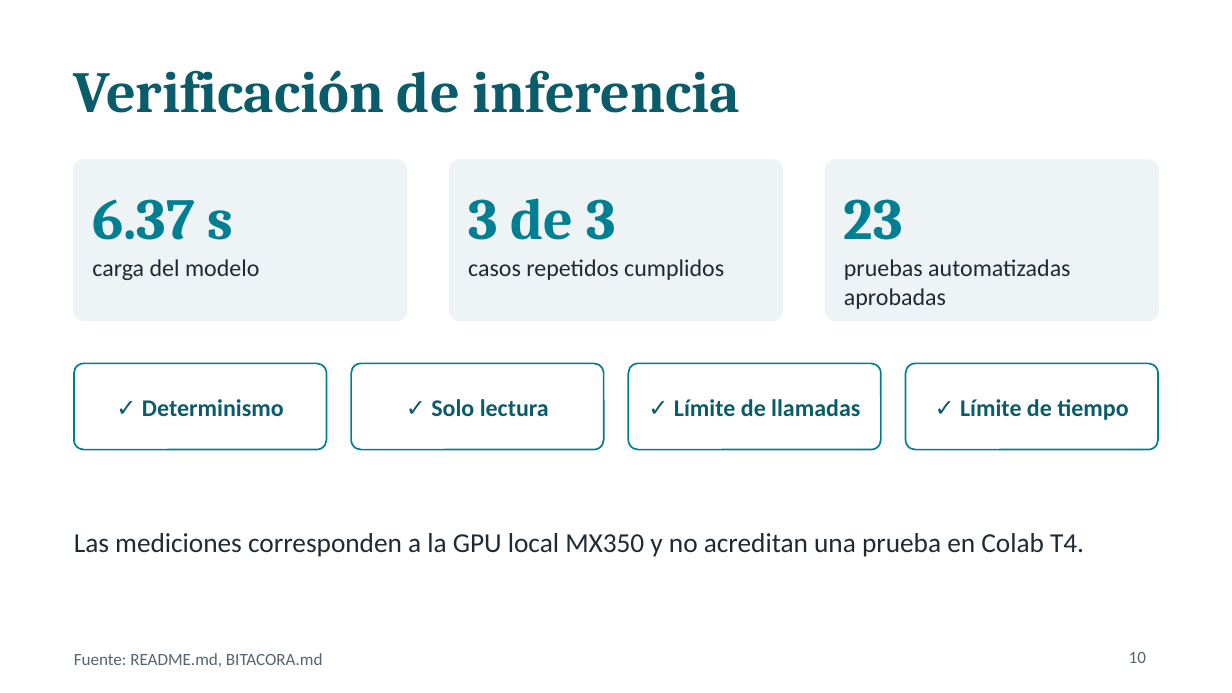
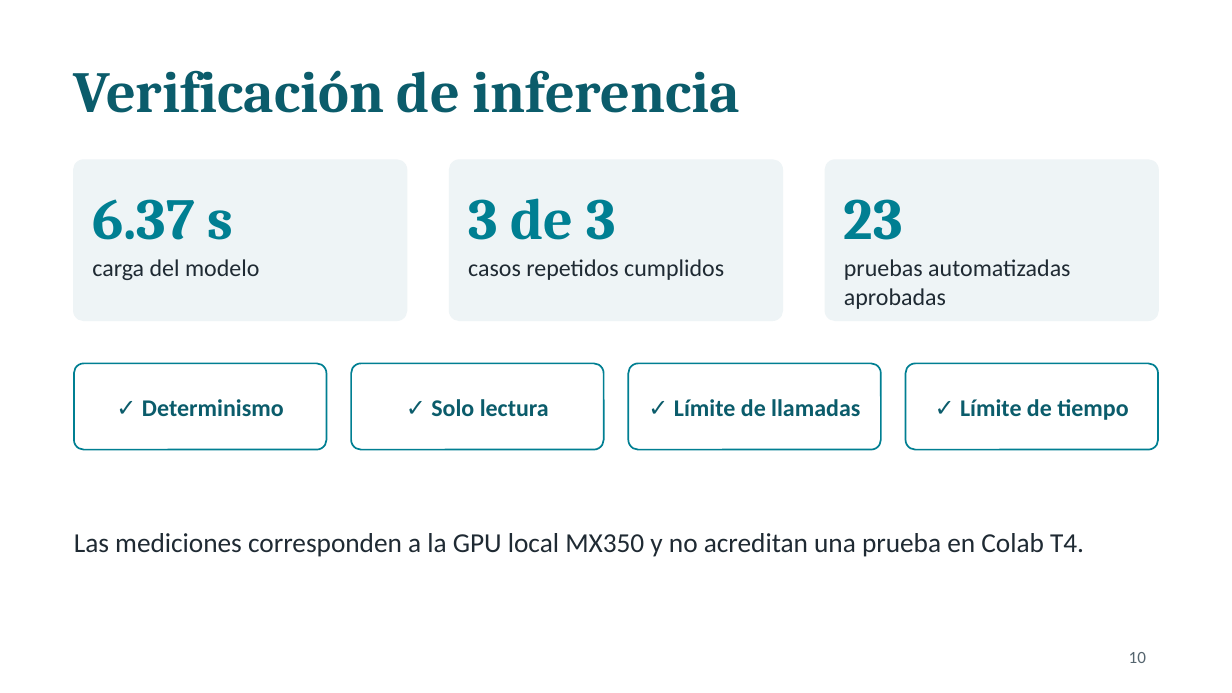
Before and after one commit to Anton17303/Deep-Learning, a slide deck: slide 10 of presentacion_proyecto.pptx. Drawn at 1232x693 pixels with LibreOffice and Linux fonts; fonts in the diff are those of the drawing. Boxes give left, top, right and bottom in pixels: in the first picture for what was removed or moved away, otherwise in the second. Text is boxed around its words. In the diff, an @@ line names an element or a change of style, - is before the commit and + after.

```diff
--- a/presentacion_proyecto.pptx
+++ b/presentacion_proyecto.pptx
@@ text removed at box(74, 653, 323, 667) @@
-Fuente: README.md, BITACORA.md
```
Also in this commit, not shown: 10 other slides changed, 14 other files.
